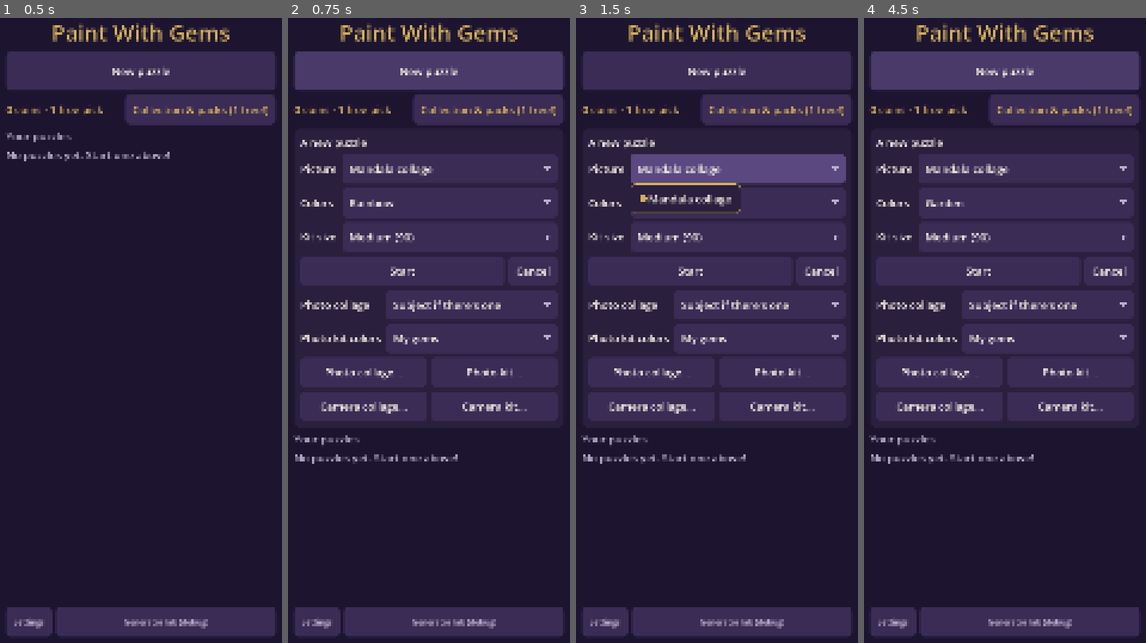
Above: before the commit, frames 1-4 (left to right).
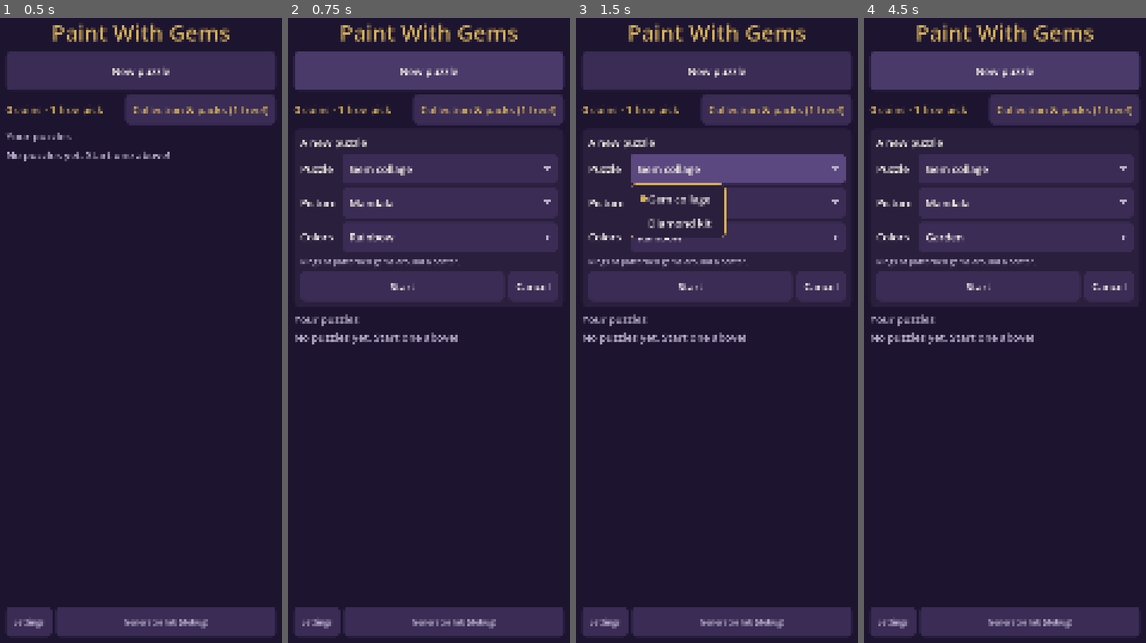
Above: after the commit, the same moments.

Repository: squishter/redesigned-octo-pancake
Game: Godot game, scene res://scenes/game/app.tscn
The game is run twice, just before and just after one commit, with the same random seed, the same clock (stepped at 60 frames per second) and the same inputs.
Inputs (mouse positions are in pixels of both pictures, inside the frame that each line leads up to):
- Up to frame 1 (0.5 s): no input
- Up to frame 2 (0.75 s): click "New puzzle" at 0.5 s
- Up to frame 3 (1.5 s): click (736, 168) at 1.25 s, where only the run before the commit has a clickable "Mandala collage"
- Up to frame 4 (4.5 s): click (1024, 168) at 2 s, where only the run after the commit has a clickable "Gem collage"; click (1024, 205) at 2.75 s, where only the run after the commit has a clickable "Mandala"; click (1047, 336) at 3.5 s, where only the run before the commit has a clickable "My gems"; click "New puzzle" at 4.25 s

Frame 1 is identical in both runs. In frame 2, 15% of the frame differs, in the area x 1-96%, y 23-72%; in frame 3, 16%; in frame 4, 15%.

Commit message:
New puzzle panel in steps: kind, then picture, then only its options; tighter kit drills
- Pick Gem collage or Diamond kit first, then the picture (unlocked
  pictures of that kind, or a photo), then only the options that picture
  has: Colors, photo subject, drill colors, kit size. Photo sources show
  Choose photo… and Take photo… instead of Start. Recoloring fixes kind and
  picture and shows only Colors.
- Kit drills now fill 98% of their cell (was 90%), in the game, the 3D
  board and the lab's flat view; saved kits pick it up on loading.

Co-Authored-By: Claude Opus 5.5 <noreply@anthropic.com>
Claude-Session: https://claude.ai/code/session_012LQ98oeQZPmrpQ8vFC493i

Diff:
--- a/game/gem_catalog.gd
+++ b/game/gem_catalog.gd
@@ -155,20 +155,27 @@
 const STARTING_THEMES := ["rainbow", "sunset", "ocean", "garden", "night", "ember"]
 
 ## Puzzle types: which picture generator makes them. Kits turn a mandala
-## into a grid of round or square drills, one color per cell.
+## into a grid of round or square drills, one color per cell. `source` names
+## the picture in the New puzzle panel, under its kind (collage or kit).
 const PUZZLES := {
-	"mandala": {"name": "Mandala collage", "variant": "mandala", "about": "Rings of patterned gems around a center."},
-	"flower": {"name": "Flower collage", "variant": "flower", "about": "Layered petals, round and round."},
-	"snowflake": {"name": "Snowflake collage", "variant": "snowflake", "about": "Six-fold frosty arms and plates."},
-	"heart": {"name": "Heart collage", "variant": "heart", "about": "Hearts filled with patterns and motifs."},
-	"butterfly": {"name": "Butterfly collage", "variant": "butterfly", "about": "Mirrored wings with spots and veins."},
-	"kit": {"name": "Diamond kit", "variant": "mandala", "kit": true, "about": "A grid of drills, one color per cell."},
+	"mandala": {"name": "Mandala collage", "source": "Mandala", "variant": "mandala",
+			"about": "Rings of patterned gems around a center."},
+	"flower": {"name": "Flower collage", "source": "Flower", "variant": "flower",
+			"about": "Layered petals, round and round."},
+	"snowflake": {"name": "Snowflake collage", "source": "Snowflake", "variant": "snowflake",
+			"about": "Six-fold frosty arms and plates."},
+	"heart": {"name": "Heart collage", "source": "Heart", "variant": "heart",
+			"about": "Hearts filled with patterns and motifs."},
+	"butterfly": {"name": "Butterfly collage", "source": "Butterfly", "variant": "butterfly",
+			"about": "Mirrored wings with spots and veins."},
+	"kit": {"name": "Diamond kit", "source": "Mandala", "variant": "mandala", "kit": true,
+			"about": "A mandala as a grid of drills, one color per cell."},
 }
 const STARTING_PUZZLES := ["mandala"]
 ## Puzzles made from her own photos: always there, not unlocked.
 const PHOTO_MODES := {
-	"photo_collage": {"name": "Photo collage", "short": "collage", "about": "Your photo traced into gem shapes."},
-	"photo_kit": {"name": "Photo kit", "short": "kit", "about": "Your photo as a grid of drills."},
+	"photo_collage": {"name": "Photo collage", "about": "Your photo traced into gem shapes."},
+	"photo_kit": {"name": "Photo kit", "about": "Your photo as a grid of drills."},
 }
 
 ## Picture features, off until unlocked.
--- a/game/puzzle_maker.gd
+++ b/game/puzzle_maker.gd
@@ -14,7 +14,7 @@
 ## Kits: px per cell and the drill's share of it, how often a kit uses
 ## square drills (when both are unlocked) and the bigger board.
 const KIT_CELL := 10
-const KIT_DRILL := 0.9
+const KIT_DRILL := 0.98
 const SQUARE_DRILL_CHANCE := 0.4
 const MEDIUM_KIT_CHANCE := 0.4
 ## Kit sizes she can pick (KitGenerator.LONG_SIDES: drills on the longer side).
--- a/render/gem_board_3d.gd
+++ b/render/gem_board_3d.gd
@@ -60,7 +60,7 @@
 const SPARKLE_SPAN := 1.7
 ## Kit drills: board units per cell, and the drill's share of it.
 const KIT_CELL := 10.0
-const KIT_DRILL := 0.9
+const KIT_DRILL := 0.98
 ## The key light: where it hangs when the picture appears (azimuth in the
 ## board's xz plane, toward the picture's top left; elevation above the
 ## paper) and how far it drifts. Radians.
--- a/scenes/dev/preview_canvas.gd
+++ b/scenes/dev/preview_canvas.gd
@@ -226,7 +226,7 @@
 			var c: Color = entry["color"]
 			var pos := rect.position + Vector2(x, y) * cell
 			if round_drill:
-				_content.draw_circle(pos + Vector2(cell, cell) / 2.0, cell * 0.46, c)
+				_content.draw_circle(pos + Vector2(cell, cell) / 2.0, cell * 0.49, c)
 			else:
 				_content.draw_rect(Rect2(pos, Vector2(cell, cell)), c)
 			if font_size >= 7:
--- a/scenes/game/main_menu.gd
+++ b/scenes/game/main_menu.gd
@@ -1,6 +1,8 @@
 extends Control
-## The game's menu: start a new puzzle (an unlocked type in an unlocked
-## color theme), or pick up a saved one. Every puzzle keeps its own save, so
+## The game's menu: start a new puzzle, or pick up a saved one. A new puzzle
+## is chosen in steps: the kind (gem collage or diamond kit), then its source
+## (an unlocked picture type, or a photo), then only the options that source
+## has (colors, photo subject, kit colors, kit size). Every puzzle keeps its own save, so
 ## a new one never overwrites one in progress. Each saved puzzle can be
 ## continued, restarted, recolored (the same picture made again in another
 ## unlocked theme, as a new puzzle beside it) or deleted. Collection & packs
@@ -24,11 +26,14 @@
 var _list: VBoxContainer
 var _new_panel: Control
 var _settings_panel: Control
-var _type: OptionButton
+var _kind: OptionButton
+var _source: OptionButton
+var _about: Label
 var _theme: OptionButton
 var _start: Button
+var _choose_photo: Button
+var _take_photo_button: Button
 var _new_title: Label
-var _photo_row: Control
 var _subject: OptionButton
 var _kit_size: OptionButton
 var _kit_colors: OptionButton
@@ -87,49 +92,48 @@
 	var grid := GridContainer.new()
 	grid.columns = 2
 	form.add_child(grid)
-	_type = _options(grid, "Picture")
+	# 1. What kind of puzzle.
+	_kind = _options(grid, "Puzzle")
+	for pair: Array in [["collage", "Gem collage"], ["kit", "Diamond kit"]]:
+		_kind.add_item(pair[1])
+		_kind.set_item_metadata(_kind.item_count - 1, pair[0])
+	_kind.item_selected.connect(func(_i: int) -> void: _fill_sources())
+	# 2. Where its picture comes from: an unlocked picture type, or a photo.
+	_source = _options(grid, "Picture")
+	_source.item_selected.connect(func(_i: int) -> void: _refresh_new())
+	# 3. Only the options that source has.
 	_theme = _options(grid, "Colors")
-	# Kits (Diamond kits and photo kits): drills on the longer side.
+	# Photo collages: the subject alone (when there is a clear one), or the whole photo.
+	_subject = _options(grid, "Photo")
+	for pair: Array in [["auto", "Subject if there's one"], ["on", "Subject only"], ["off", "Whole photo"]]:
+		_subject.add_item(pair[1])
+		_subject.set_item_metadata(_subject.item_count - 1, pair[0])
+	# Photo kits: her gems, or the photo's own colors in that many.
+	_kit_colors = _options(grid, "Drill colors")
+	for pair: Array in [[0, "My gems"], [12, "Photo's own 12 colors"], [20, "Photo's own 20 colors"],
+			[30, "Photo's own 30 colors"]]:
+		_kit_colors.add_item(pair[1])
+		_kit_colors.set_item_metadata(_kit_colors.item_count - 1, pair[0])
+	# Kits: drills on the longer side.
 	_kit_size = _options(grid, "Kit size")
 	for size: String in PuzzleMaker.KIT_SIZES:
 		_kit_size.add_item("%s (%d)" % [PuzzleMaker.KIT_SIZES[size], KitGenerator.LONG_SIDES[size]])
 		_kit_size.set_item_metadata(_kit_size.item_count - 1, size)
 	_kit_size.select(1)
+	_about = Label.new()
+	_about.autowrap_mode = TextServer.AUTOWRAP_WORD_SMART
+	_about.add_theme_font_size_override("font_size", LabTheme.SMALL_FONT_SIZE)
+	_about.add_theme_color_override("font_color", LabTheme.TEXT_DIM)
+	form.add_child(_about)
 	var actions := HBoxContainer.new()
 	form.add_child(actions)
 	_start = _button(actions, "Start", _start_making)
-	_start.size_flags_horizontal = Control.SIZE_EXPAND_FILL
+	# A photo source starts from one of her photos or one taken right now.
+	_choose_photo = _button(actions, "Choose photo…", func() -> void: _pick_photo(_photo_mode()))
+	_take_photo_button = _button(actions, "Take photo…", func() -> void: _take_photo(_photo_mode()))
+	for b: Button in [_start, _choose_photo, _take_photo_button]:
+		b.size_flags_horizontal = Control.SIZE_EXPAND_FILL
 	_button(actions, "Cancel", func() -> void: _new_panel.visible = false)
-	# Or from one of her photos: colors come from the photo (snapped to her
-	# gem colors), so there's no theme to pick.
-	_photo_row = VBoxContainer.new()
-	form.add_child(_photo_row)
-	var photo_grid := GridContainer.new()
-	photo_grid.columns = 2
-	_photo_row.add_child(photo_grid)
-	# Photo collages: the subject alone (when there is a clear one), or the whole photo.
-	_subject = _options(photo_grid, "Photo collage")
-	for pair: Array in [["auto", "Subject if there's one"], ["on", "Subject only"], ["off", "Whole photo"]]:
-		_subject.add_item(pair[1])
-		_subject.set_item_metadata(_subject.item_count - 1, pair[0])
-	# Photo kits: her gems, or the photo's own colors in that many.
-	_kit_colors = _options(photo_grid, "Photo kit colors")
-	for pair: Array in [[0, "My gems"], [12, "Photo's own 12 colors"], [20, "Photo's own 20 colors"],
-			[30, "Photo's own 30 colors"]]:
-		_kit_colors.add_item(pair[1])
-		_kit_colors.set_item_metadata(_kit_colors.item_count - 1, pair[0])
-	var photo_buttons := HBoxContainer.new()
-	_photo_row.add_child(photo_buttons)
-	for kind: String in GemCatalog.PHOTO_MODES:
-		var b := _button(photo_buttons, GemCatalog.PHOTO_MODES[kind]["name"] + "…", func() -> void: _pick_photo(kind))
-		b.size_flags_horizontal = Control.SIZE_EXPAND_FILL
-	# Or a photo taken right now.
-	var camera_buttons := HBoxContainer.new()
-	_photo_row.add_child(camera_buttons)
-	for kind: String in GemCatalog.PHOTO_MODES:
-		var b := _button(camera_buttons, "Camera %s…" % GemCatalog.PHOTO_MODES[kind]["short"],
-				func() -> void: _take_photo(kind))
-		b.size_flags_horizontal = Control.SIZE_EXPAND_FILL
 	_photo_dialog = FileDialog.new()
 	_photo_dialog.file_mode = FileDialog.FILE_MODE_OPEN_FILE
 	_photo_dialog.access = FileDialog.ACCESS_FILESYSTEM
@@ -194,14 +198,11 @@
 
 
 ## Opens the panel for a new puzzle, or (with a puzzle's meta) for
-## recoloring that one in another theme.
+## recoloring that one in another theme: then the kind and picture are
+## fixed and only the colors can change.
 func _open_new(recolor: Dictionary) -> void:
 	_recolor = recolor
 	var unlocks: Dictionary = profile["unlocks"]
-	_type.clear()
-	for t: String in GemCatalog.unlocked_puzzles(unlocks):
-		_type.add_item(GemCatalog.puzzle_name(t))
-		_type.set_item_metadata(_type.item_count - 1, t)
 	_theme.clear()
 	for th: String in GemCatalog.unlocked_themes(unlocks):
 		if not recolor.is_empty() and th == recolor["theme"]:
@@ -210,21 +211,74 @@
 		_theme.set_item_metadata(_theme.item_count - 1, th)
 	if _theme.item_count > 0:
 		_theme.select(randi() % _theme.item_count)
-	_type.disabled = not recolor.is_empty()
 	if not recolor.is_empty():
-		for i in _type.item_count:
-			if _type.get_item_metadata(i) == recolor["type"]:
-				_type.select(i)
+		_kind.select(1 if GemCatalog.PUZZLES.get(recolor["type"], {}).get("kit", false) else 0)
+	_fill_sources()
+	if not recolor.is_empty():
+		for i in _source.item_count:
+			if _source.get_item_metadata(i) == recolor["type"]:
+				_source.select(i)
+	_kind.disabled = not recolor.is_empty()
+	_source.disabled = not recolor.is_empty()
 	_new_title.text = "Recolor this picture" if not recolor.is_empty() else "A new puzzle"
-	_photo_row.visible = recolor.is_empty()
-	_start.disabled = _type.item_count == 0 or _theme.item_count == 0
+	_refresh_new()
 	_new_panel.visible = true
 
 
+## The sources for the chosen kind: her unlocked picture types of that kind,
+## then a photo (always there).
+func _fill_sources() -> void:
+	var kit := _is_kit()
+	var previous: Variant = _source.get_item_metadata(_source.selected) if _source.selected >= 0 else null
+	_source.clear()
+	for t: String in GemCatalog.unlocked_puzzles(profile["unlocks"]):
+		if GemCatalog.PUZZLES[t].get("kit", false) == kit:
+			_source.add_item(GemCatalog.PUZZLES[t].get("source", GemCatalog.puzzle_name(t)))
+			_source.set_item_metadata(_source.item_count - 1, t)
+	_source.add_item("A photo")
+	_source.set_item_metadata(_source.item_count - 1, "photo")
+	_source.select(0)
+	for i in _source.item_count:
+		if _source.get_item_metadata(i) == previous:
+			_source.select(i)
+	_refresh_new()
+
+
+## Shows only the options and buttons the chosen kind and source have.
+func _refresh_new() -> void:
+	var kit := _is_kit()
+	var photo := _is_photo()
+	var recoloring := not _recolor.is_empty()
+	_show_row(_theme, not photo)
+	_show_row(_subject, photo and not kit)
+	_show_row(_kit_colors, photo and kit)
+	_show_row(_kit_size, kit and not recoloring)
+	_start.visible = not photo
+	_choose_photo.visible = photo
+	_take_photo_button.visible = photo
+	_start.disabled = _theme.item_count == 0
+	var type_id: String = _photo_mode() if photo else str(_source.get_item_metadata(maxi(_source.selected, 0)))
+	var info: Dictionary = GemCatalog.PUZZLES.get(type_id, GemCatalog.PHOTO_MODES.get(type_id, {}))
+	_about.text = info.get("about", "")
+
+
+func _is_kit() -> bool:
+	return _kind.get_item_metadata(maxi(_kind.selected, 0)) == "kit"
+
+
+func _is_photo() -> bool:
+	return _source.selected >= 0 and _source.get_item_metadata(_source.selected) == "photo"
+
+
+## The photo puzzle (GemCatalog.PHOTO_MODES) for the chosen kind.
+func _photo_mode() -> String:
+	return "photo_kit" if _is_kit() else "photo_collage"
+
+
 func _start_making() -> void:
-	if _task_id >= 0 or _type.selected < 0 or _theme.selected < 0:
-		return
-	var type_id: String = _type.get_item_metadata(_type.selected)
+	if _task_id >= 0 or _source.selected < 0 or _theme.selected < 0 or _is_photo():
+		return
+	var type_id: String = _source.get_item_metadata(_source.selected)
 	var theme_id: String = _theme.get_item_metadata(_theme.selected)
 	_request = PuzzleMaker.new_request(type_id, theme_id)
 	_request["kit_size"] = _kit_size.get_item_metadata(maxi(_kit_size.selected, 0))
@@ -429,6 +483,7 @@
 	return "%d days ago" % roundi(s / 86400.0)
 
 
+## A labeled row in a two-column grid; _show_row shows or hides both halves.
 func _options(parent: Control, label: String) -> OptionButton:
 	var l := Label.new()
 	l.text = label
@@ -438,8 +493,14 @@
 	ob.size_flags_horizontal = Control.SIZE_EXPAND_FILL
 	ob.custom_minimum_size.y = LabTheme.TAP_HEIGHT
 	ob.fit_to_longest_item = false
+	ob.set_meta("label", l)
 	parent.add_child(ob)
 	return ob
+
+
+func _show_row(c: Control, on: bool) -> void:
+	c.visible = on
+	(c.get_meta("label") as Control).visible = on
 
 
 func _button(parent: Control, text: String, action: Callable) -> Button:
Not shown, changed: README.md
